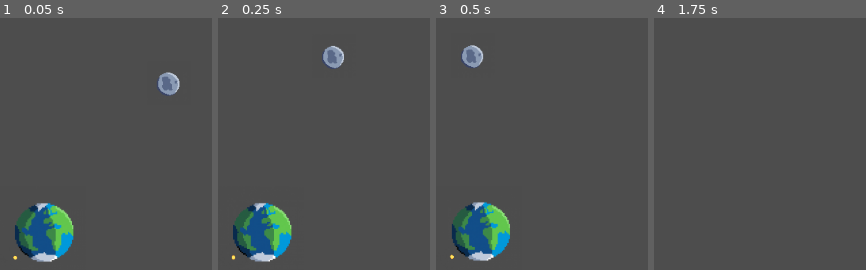
Above: before the commit, frames 1-4 (left to right).
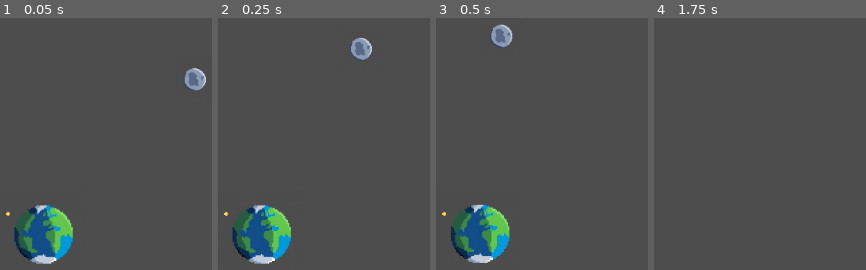
Above: after the commit, the same moments.

Repository: hunterjsb/spaceballs
Game: Godot game, scene res://node_2d.tscn
Same seed, same stepped clock (60 frames per second), same inputs: the game is played once before the commit and once after it.
Inputs (mouse positions are in pixels of both pictures, inside the frame that each line leads up to):
- Up to frame 1 (0.05 s): no input
- Up to frame 2 (0.25 s): no input
- Up to frame 3 (0.5 s): no input
- Up to frame 4 (1.75 s): tap Enter (ui_accept) at 0.5, 0.77, 1.25, 1.52 s; move the mouse to (outside the picture) at 0.52 s; hold Ctrl 0.53-1.28 s; click (outside the picture) at 0.67 s; move the mouse to (outside the picture) at 1.27 s; tap Ctrl at 1.35 s; click (outside the picture) at 1.42 s

The runs differ from the first frame. In frame 1, 3.6% of the frame differs, in the area x 2-98%, y 19-98%; in frame 2, 3.5%; in frame 3, 3.7%, in the area x 2-37%, y 2-98%; in frame 4, nothing differs.

Commit message:
changed camera quadrant

Diff:
--- a/node_2d.gd
+++ b/node_2d.gd
@@ -1,7 +1,6 @@
 extends Node2D
 
 var G = 67  # Gravitational constant
-var time_scale = 1  # Time scale to make the simulation visible
 
 @onready var camera = $Camera2D
 var zoom_speed = 0.1
@@ -13,7 +12,7 @@
 
 
 func _ready():
-	$Moon.velocity = Vector2(-300, -300) * time_scale  # Initial orbital velocity
+	$Moon.velocity = Vector2(-300, -300)
 	$Rocket.set_earth($Earth)
 	bodies += [$Earth, $Moon, $Rocket]
 
@@ -27,7 +26,7 @@
 				apply_gravity(body, other_body, delta)
 
 func apply_gravity(body1: GravitationalBody, body2: GravitationalBody, delta: float):
-	var force = body1.gravitational_force(body2) * G * time_scale
+	var force = body1.gravitational_force(body2) * G
 	body1.apply_force(force * delta)
 	body2.apply_force(-force * delta)
 
--- a/node_2d.tscn
+++ b/node_2d.tscn
@@ -9,14 +9,14 @@
 [ext_resource type="Texture2D" uid="uid://bndrfwyabljta" path="res://assets/sun_10.png" id="6_2vqxk"]
 [ext_resource type="Script" path="res://GravitationalBody.gd" id="8_3spte"]
 
-[node name="Space" type="Node2D"]
+[node name="Node2D" type="Node2D"]
 script = ExtResource("1_43i8g")
 
 [node name="GravitationalBody" type="Sprite2D" parent="."]
 script = ExtResource("8_3spte")
 
 [node name="Earth" type="Sprite2D" parent="."]
-position = Vector2(1, -1)
+position = Vector2(578, 326)
 scale = Vector2(0.5, 0.5)
 texture = ExtResource("2_wp6ad")
 script = ExtResource("1_adqwi")
@@ -24,7 +24,7 @@
 radius = 40.0
 
 [node name="Moon" type="Sprite2D" parent="."]
-position = Vector2(200, -200)
+position = Vector2(816, 118)
 scale = Vector2(0.25, 0.25)
 texture = ExtResource("4_x0ey5")
 script = ExtResource("2_g3qbh")
@@ -41,4 +41,4 @@
 default_color = Color(0.941176, 0.784314, 0.0705882, 1)
 
 [node name="Camera2D" type="Camera2D" parent="."]
-position = Vector2(0, 2)
+position = Vector2(578, 326)
